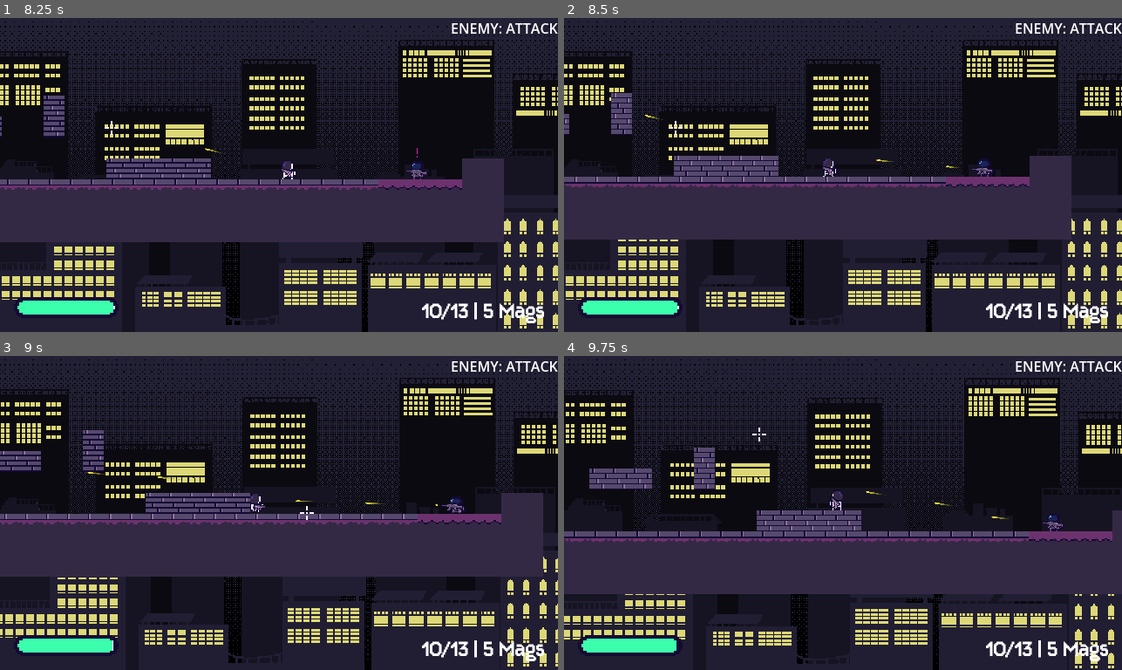
Above: before the commit, frames 1-4 (two rows, left to right).
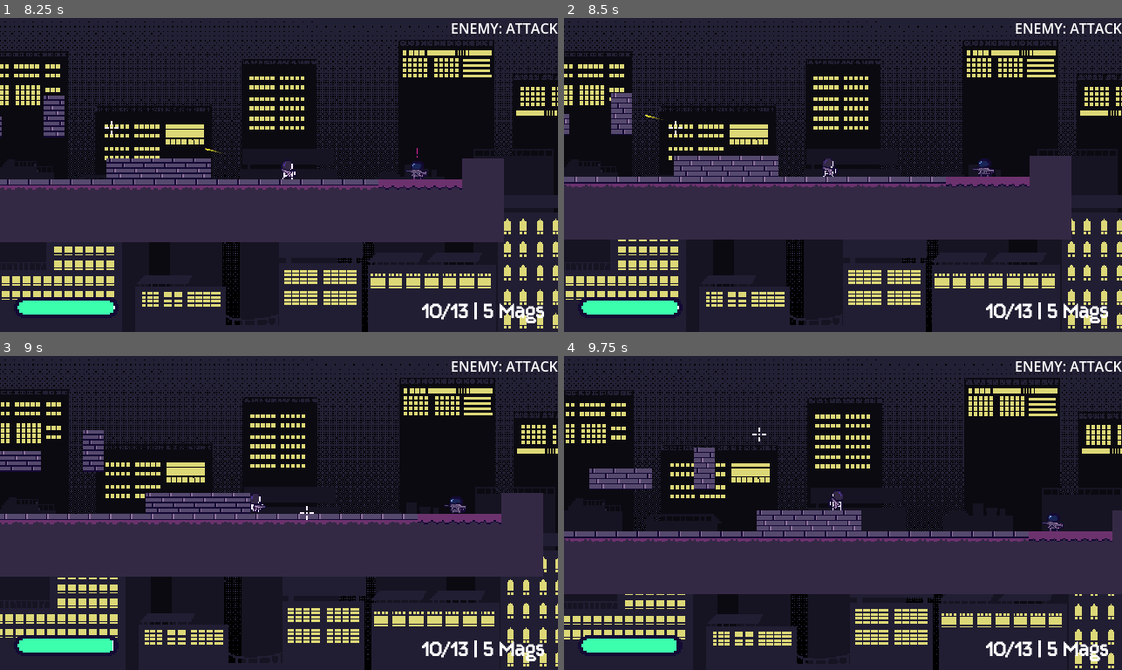
Above: after the commit, the same moments.

Repository: kyteidev/rogueshot
Game: Godot game, scene res://scenes/game_debug.tscn
Two runs of this game, one before a commit and one after it. Both use one fixed random seed, a clock stepped at 60 frames per second and the inputs below.
Inputs (mouse positions are in pixels of both pictures, inside the frame that each line leads up to):
- Up to frame 1 (8.25 s): move the mouse to (251, 237) at 0.52 s; press the mouse at (251, 237) at 0.53 s; hold D (player_right) 0.53-2.03 s; tap W (player_jump) at 0.77, 1.52, 3.02, 3.77, 4.52, 6.02, 6.77, 7.52 s; move the mouse to (446, 222) at 1.27 s; release the mouse at (446, 222) at 1.28 s; tap Shift (player_sprint) at 1.35 s; move the mouse to (111, 127) at 2.02 s; hold A (player_left) 2.03-4.28 s; tap 1 (weapon_1) at 2.1, 5.85 s; move the mouse to (306, 175) at 2.77 s; tap 2 (weapon_2) at 2.85, 6.6 s; move the mouse to (195, 96) at 3.52 s; tap Q (weapon_cycle) at 3.6, 7.35 s; move the mouse to (401, 159) at 4.27 s; hold D (player_right) 4.28-8.03 s; click (401, 159) at 4.35 s; move the mouse to (167, 190) at 5.02 s; hold Shift (player_sprint) 5.03-5.78 s; move the mouse to (334, 105) at 5.77 s; move the mouse to (251, 237) at 6.52 s; move the mouse to (446, 222) at 7.27 s; move the mouse to (111, 127) at 8.02 s; press the mouse at (111, 127) at 8.03 s; hold A (player_left) from 8.03 s (still down)
- Up to frame 2 (8.5 s): keep holding A (player_left)
- Up to frame 3 (9 s): keep holding A (player_left); move the mouse to (306, 513) at 8.77 s; release the mouse at (306, 513) at 8.78 s; tap Shift (player_sprint) at 8.85 s
- Up to frame 4 (9.75 s): tap W (player_jump) at 9.02 s; move the mouse to (759, 434) at 9.52 s; release A (player_left) at 9.53 s; hold D (player_right) from 9.53 s (still down); tap 1 (weapon_1) at 9.6 s

Frame 1 is identical in both runs. In frame 2, less than 0.1% of the frame differs, in the area x 55-78%, y 45-50%; in frame 3, 0.1%, in the area x 15-84%, y 36-50%; in frame 4, less than 0.1%.
Error after the commit: Attempt to call function 'is_stopped' in base 'null instance' on a null instance. (res://scripts/enemy.gd:357)

Commit message:
rename to make it clearer

Diff:
--- a/scenes/characters/enemy.tscn
+++ b/scenes/characters/enemy.tscn
@@ -167,7 +167,7 @@
 scale = Vector2(1.0000002, 1.0000002)
 target_position = Vector2(200, 0)
 
-[node name="WeaponTimer" type="Timer" parent="Weapon" unique_id=1442157855]
+[node name="WeaponShootTimer" type="Timer" parent="Weapon" unique_id=1442157855]
 one_shot = true
 
 [node name="WeaponReloadTimer" type="Timer" parent="Weapon" unique_id=453663226]
--- a/scripts/enemy.gd
+++ b/scripts/enemy.gd
@@ -77,7 +77,7 @@
 @onready var weapon_sprite = $Weapon/Rifle1
 @onready var weapon_muzzle = $Weapon/Rifle1/Marker2D
 @onready var weapon_los_ray = $Weapon/WeaponLOSRay
-@onready var weapon_timer = $Weapon/WeaponTimer
+@onready var weapon_shoot_timer = $Weapon/WeaponTimer
 @onready var weapon_reload_timer = $Weapon/WeaponReloadTimer
 @onready var status_icon = $StatusIcon
 
@@ -354,9 +354,9 @@
 				_change_state(State.RETURN)
 
 		# fire weapon
-		if weapon_timer.is_stopped():
+		if weapon_shoot_timer.is_stopped():
 			_shoot()
-			weapon_timer.start(ATTACK_FIRE_RATE)
+			weapon_shoot_timer.start(ATTACK_FIRE_RATE)
 
 
 func _state_retreat() -> void:
